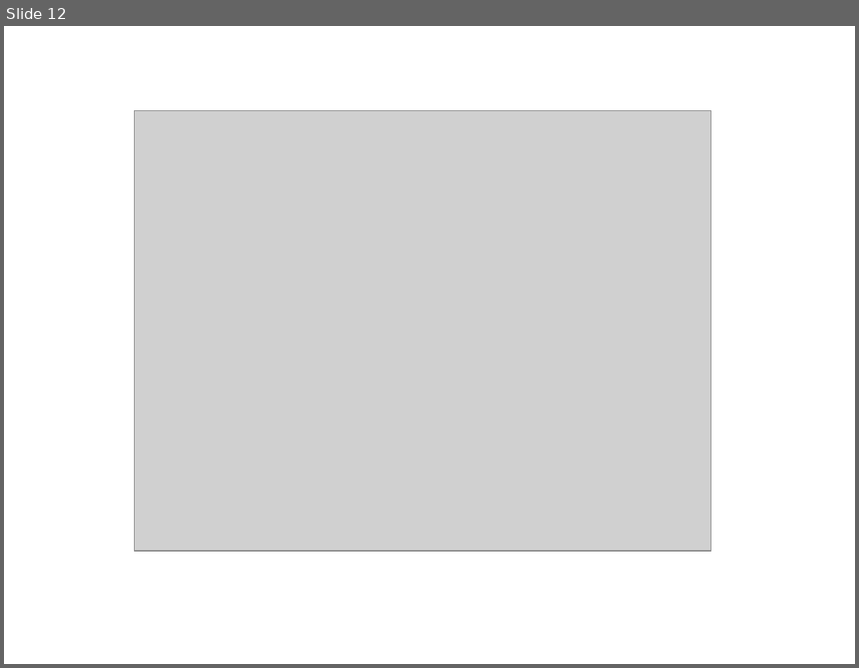
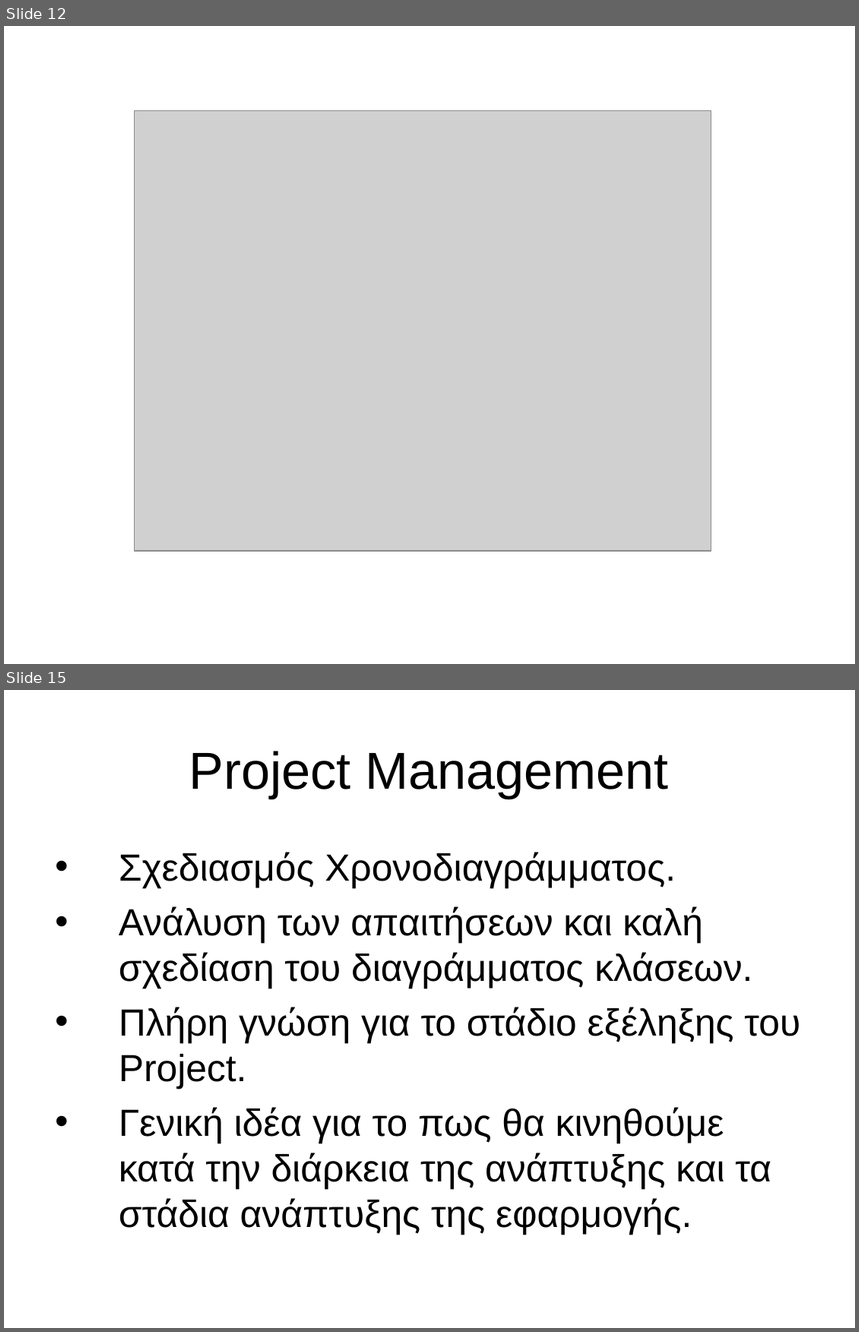
Before and after one commit to thantsip/tl2hotel, a slide deck: clients_wiki/Presentation/Hotel Reception Presentation.ppt. Shown one above the other, each under a label of ours: slide 12 before the commit, slides 12 and 15 after it; the slides between them are not shown. The pictures are 859x668 and 859x1332 pixels, drawn with LibreOffice and Linux fonts; fonts in the diff are those of the drawing; grey boxes stand for pictures. Boxes give left, top, right and bottom in pixels: in the first picture for what was removed or moved away, otherwise in the second. Text is boxed around its words. In the diff, an @@ line names an element or a change of style, - is before the commit and + after.

```diff
--- a/clients_wiki/Presentation/Hotel Reception Presentation.ppt
+++ b/clients_wiki/Presentation/Hotel Reception Presentation.ppt
@@ slide 15 added at [4,690,855,1328], background #FFFFFF @@
@@ title added at [189,751,669,799], 44 pt, text #000000 @@
+Project Management
@@ text added at [119,852,800,1235], 32 pt, text #000000 @@
+• Σχεδιασμός Χρονοδιαγράμματος.
+• Ανάλυση των απαιτήσεων και καλή σχεδίαση του διαγράμματος κλάσεων.
+• Πλήρη γνώση για το στάδιο εξέληξης του Project.
+• Γενική ιδέα για το πως θα κινηθούμε κατά την διάρκεια της ανάπτυξης και τα στάδια ανάπτυξης της εφαρμογής.
```
Also in this commit, not shown: 3 slides changed, 1 other slide added.
